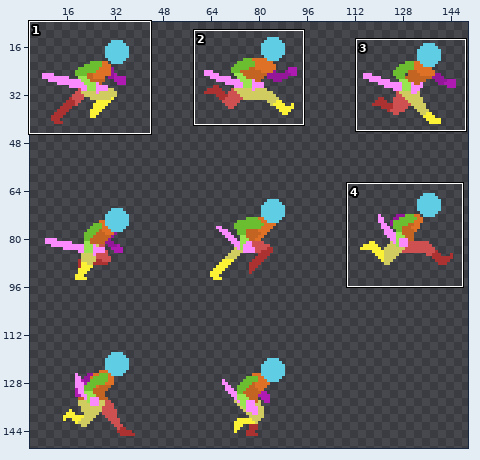
Sprite sheet, stored at assets/character/dash/Katana_Run_atlas.png. The first picture is a wide view before the edit; the outline marks the close-up.
Close-up. Before the edit:
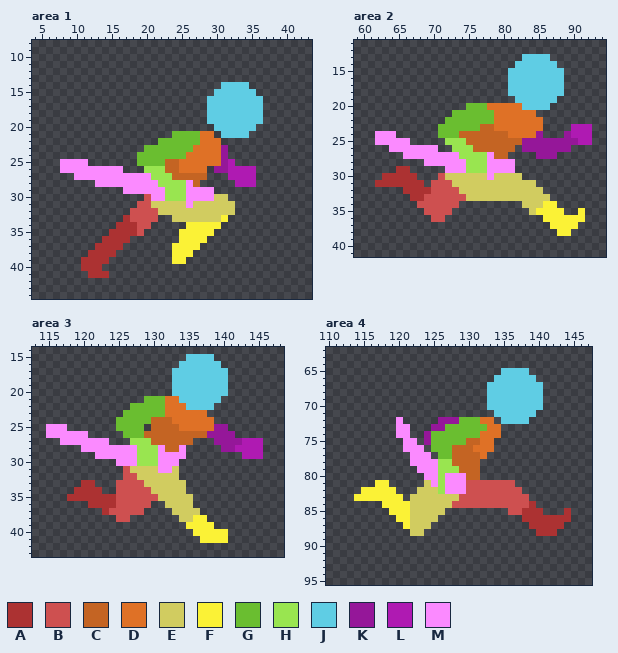
The file is 156x156 pixels. Shown: area 1: x 4..43, y 8..44; area 2: x 59..94, y 11..41; area 3: x 113..148, y 14..43; area 4: x 110..147, y 62..95. The wide view leaves out empty margins. The commit also changed other parts of the picture, which this record leaves out.
Palette (. is transparent): A #ac3232  B #ce5050  C #c46423  D #df7126  E #d1cc60  F #fbf236  G #6abe30  H #99e550  J #5fcde4  K #951799  L #af1ab2  M #fb8aff
After the commit:
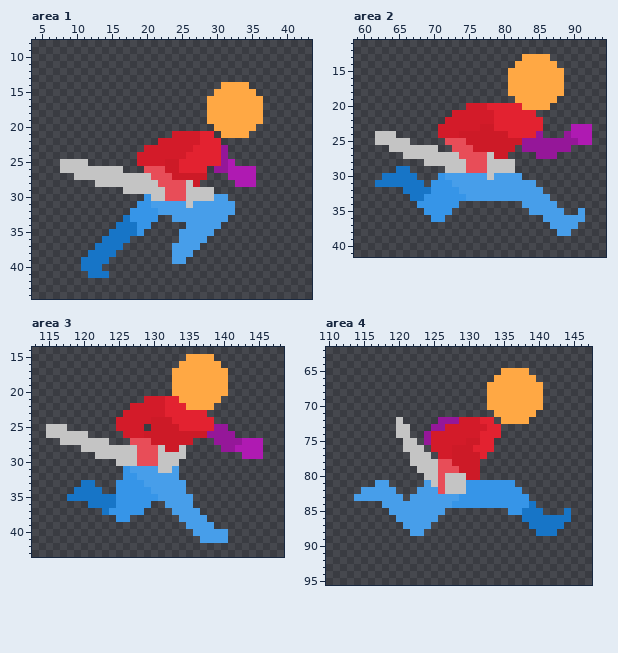
The exact change:
colour A: #ac3232 -> #1775c7
colour B: #ce5050 -> #3695e8
colour C: #c46423 -> #cd1a27
colour D: #df7126 -> #e32230
colour E: #d1cc60 -> #479eea
colour G: #6abe30 -> #d31b29
colour H: #99e550 -> #e84d58
colour J: #5fcde4 -> #ffa844
colour M: #fb8aff -> #c4c4c4
Area 1:
y 33: x 31 F -> E
y 34: x 26..30 FFFFF -> EEEEE
y 35: x 25..29 FFFFF -> EEEEE
y 36: x 25..28 FFFF -> EEEE
y 37: x 24..27 FFFF -> EEEE
y 38: x 24..26 FFF -> EEE
y 39: x 24..25 FF -> EE
Area 2:
y 34: x 86..87 FF -> EE
y 35: x 85..88 FFFF -> EEEE; x 91 F -> E
y 36: x 86..91 FFFFFF -> EEEEEE
y 37: x 87..90 FFFF -> EEEE
y 38: x 88..89 FF -> EE
Area 3:
y 38: x 136..137 FF -> EE
y 39: x 135..138 FFFF -> EEEE
y 40: x 136..140 FFFFF -> EEEEE
y 41: x 137..140 FFFF -> EEEE
Area 4:
y 81: x 117..118 FF -> EE
y 82: x 115..119 FFFFF -> EEEEE
y 83: x 114..120 FFFFFFF -> EEEEEEE
y 84: x 118..121 FFFF -> EEEE
y 85: x 119..121 FFF -> EEE
y 86: x 120..121 FF -> EE
y 87: x 121 F -> E
